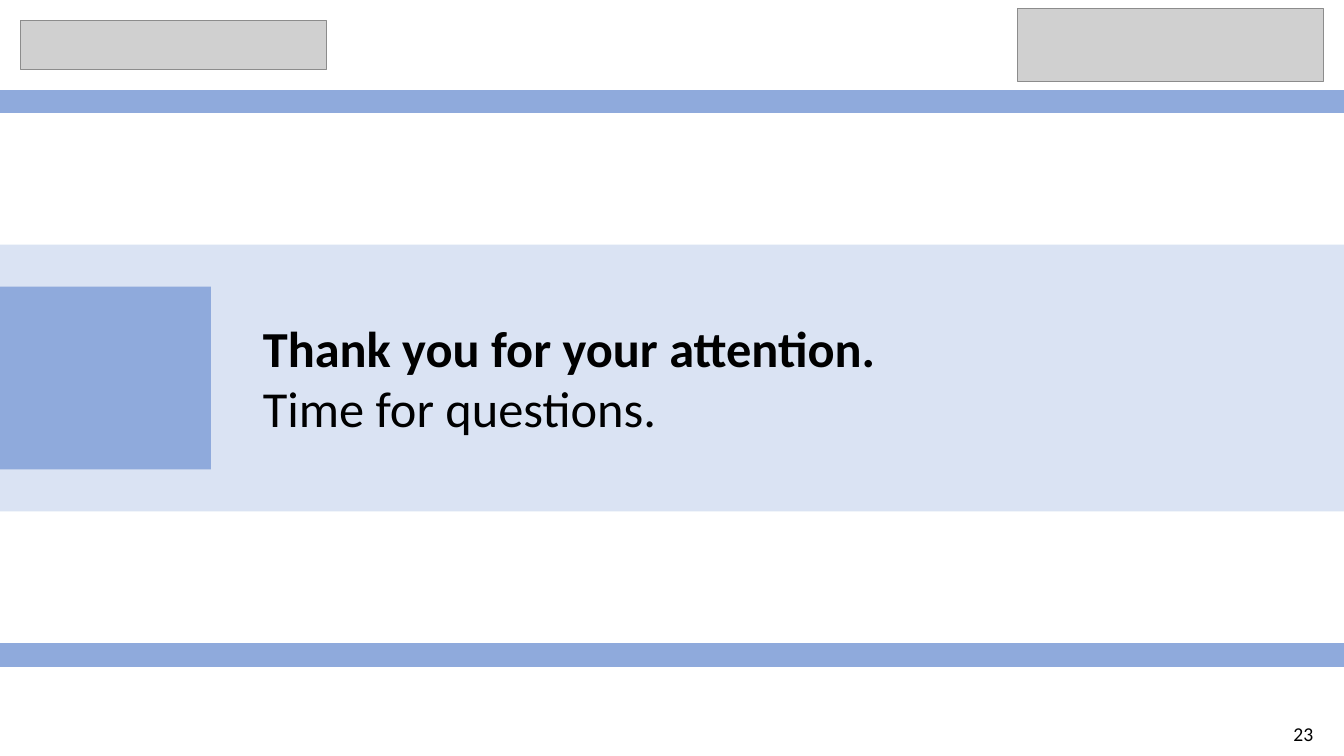
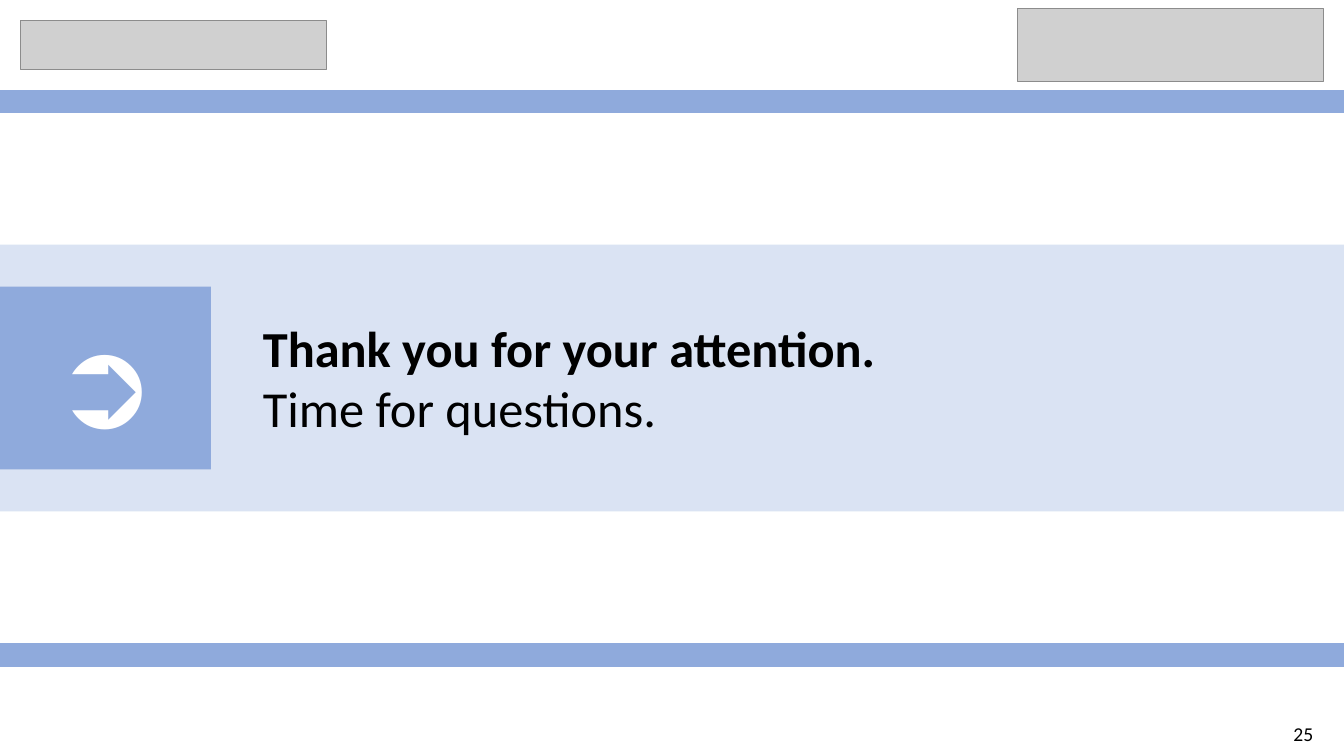
Before and after one commit to stefanstrueder/MA_Strueder, a slide deck: slide 31 of Einführungspräsentation/Introduction.pptx (slide 29 before the commit). Drawn at 1344x756 pixels with LibreOffice and Linux fonts; fonts in the diff are those of the drawing; grey boxes stand for pictures. Boxes give left, top, right and bottom in pixels: in the first picture for what was removed or moved away, otherwise in the second. Text is boxed around its words. In the diff, an @@ line names an element or a change of style, - is before the commit and + after.

```diff
--- a/Einführungspräsentation/Introduction.pptx
+++ b/Einführungspräsentation/Introduction.pptx
@@ text in rectangle at (0,286,211,469): text added @@
+➲
@@ text at (1293,728,1313,741): text changed @@
-23
+25
```
Also in this commit, not shown: 7 other slides changed, 3 slides added, 1 other file.
